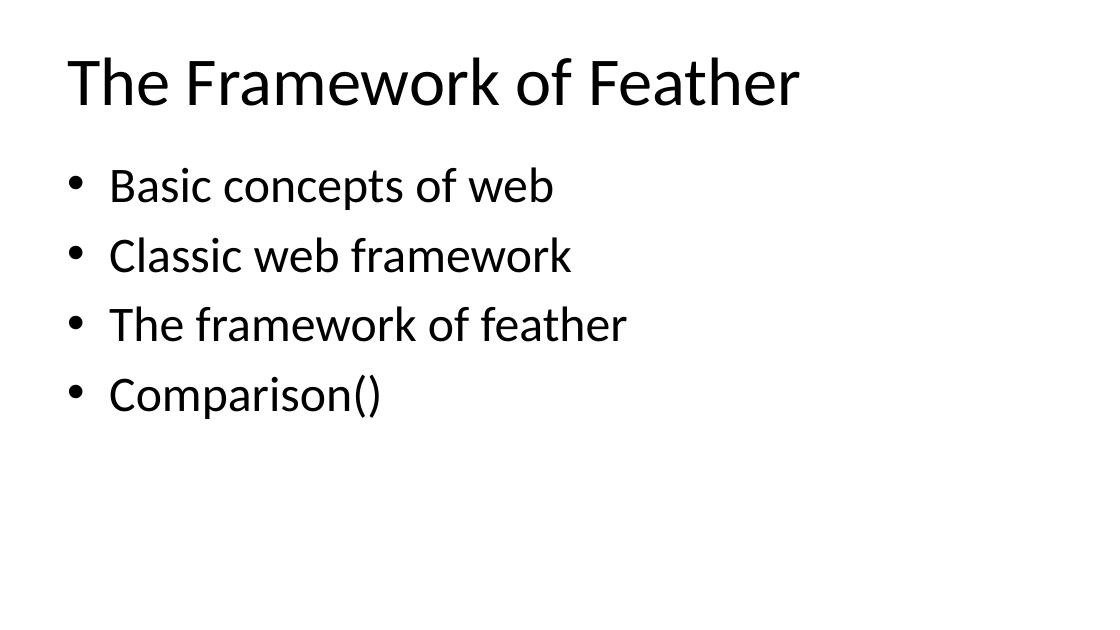
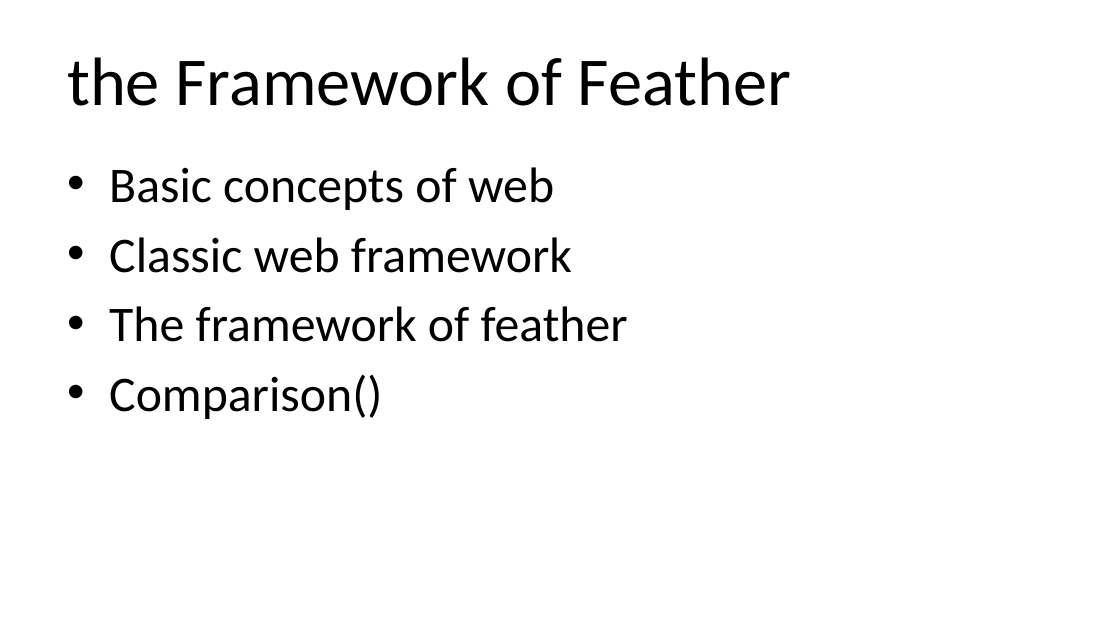
Before and after one commit to qicosmos/cppcon2018, a slide deck: slide 15 of cppcon2018.pptx (slide 4 before the commit). Drawn at 1120x630 pixels with LibreOffice and Linux fonts; fonts in the diff are those of the drawing. Boxes give left, top, right and bottom in pixels: in the first picture for what was removed or moved away, otherwise in the second. Text is boxed around its words. In the diff, an @@ line names an element or a change of style, - is before the commit and + after.

```diff
--- a/cppcon2018.pptx
+++ b/cppcon2018.pptx
@@ title at box(67, 57, 791, 106): text changed @@
-The Framework of Feather
+the Framework of Feather
```
Also in this commit, not shown: 4 other slides changed, 12 slides added.
